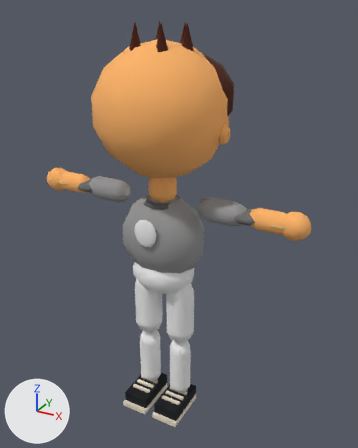
An edit to the glTF model public/v2/models/kid_cricket.glb, drawn before and after from the same camera.
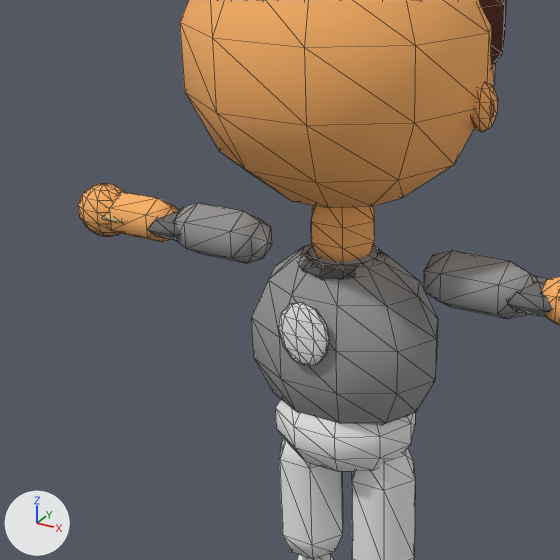
Old and new are each drawn whole from a 50 mm camera at (2.41, -4.04, 4.27) aimed at (0.1, 0.15, 2.17) and again close up on the part from 3% to 72% of the width and 19% to 74% of the height. Arrows for +X, +Y and +Z are at lower left; the lights stay in place. The older version's two pictures come first. The close-ups show mesh edges as thin lines. Objects named as collision shapes, trigger or cutter boxes, shadow casters or lower levels of detail are left out. Vertices at exactly the same position are counted once.

Names of what the first close-up shows: 'kid_cricket_LOD0'.
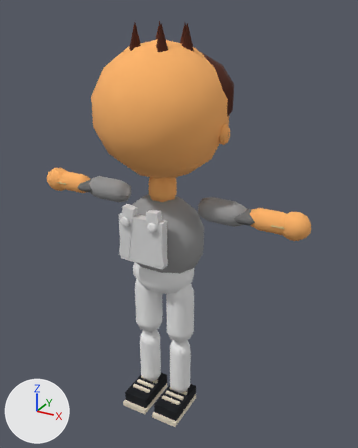
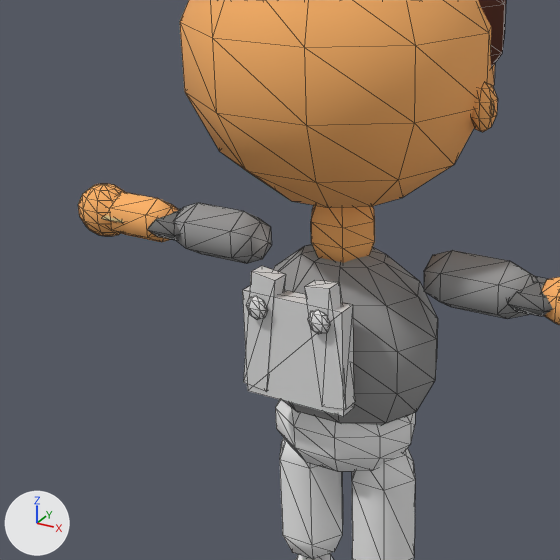
Changed parts and their boxes (x1, y1, x2, y2) in the close-ups (560 x 560 px):
part 1 of me_kid_cricket_lod0, added
    after: (242, 286, 354, 417)
part 2 of me_kid_cricket_lod0, added
    after: (246, 296, 267, 320)
part 3 of me_kid_cricket_lod0, added
    after: (307, 310, 330, 334)
part 4 of me_kid_cricket_lod0, deleted
    before: (300, 245, 383, 280)
part 5 of me_kid_cricket_lod0, deleted
    before: (278, 302, 329, 366)
part 6 of me_kid_cricket_lod0, built on (mostly hidden before)
    before: (276, 399, 413, 423)
    after: (244, 266, 413, 423)

The change, as a diff of the scene's bpy script:
```diff
--- a/public/v2/models/kid_cricket.glb.py
+++ b/public/v2/models/kid_cricket.glb.py
@@ me_kid_cricket_lod0 @@
 # used by ob_kid_cricket_lod0; location = (0.0, 0.0, 0.0)
-me_kid_cricket_lod0.from_pydata(...)  # 1240 vertices, 1968 faces; spans x -1.51..1.51, y -0.59..0.66, z -0.06..4.14
+me_kid_cricket_lod0.from_pydata(...)  # 1147 vertices, 1794 faces; spans x -1.51..1.51, y -0.59..0.66, z -0.06..4.14
+# me_kid_cricket_lod0 part 1: a new loose piece, a box spanning x -0.244..0.244, y -0.432..-0.342, z 1.941..2.421, in mat_m_uniform
+# me_kid_cricket_lod0 part 2: a new loose piece, a UV sphere (6 segments, 4 rings, poles along z) spanning x -0.208..-0.098, y -0.478..-0.445, z 2.316..2.426, in mat_m_uniform
+# me_kid_cricket_lod0 part 3: a new loose piece, a UV sphere (6 segments, 4 rings, poles along z) spanning x 0.098..0.208, y -0.478..-0.445, z 2.316..2.426, in mat_m_uniform
+# me_kid_cricket_lod0 part 4: the loose piece of 53 vertices spanning x -0.21..0.21, y -0.21..0.21, z 2.41..2.5 is deleted
+# me_kid_cricket_lod0 part 5: the loose piece of 51 vertices spanning x -0.13..0.12, y -0.37..-0.31, z 2.08..2.38 is deleted
+# me_kid_cricket_lod0 part 6
+# 53 vertices are removed from x -0.31..0.31, y -0.23..0.23, z 1.76..1.83
+# 108 faces are deleted
+# 8 vertices are added at x -0.26..0.26, y -0.44, z 1.97..2.52
+# 8 new vertices lie (0.0, 0.08, 0.0) away from vertices in x -0.26..0.26, y -0.44, z 1.97..2.52
+# 36 new faces join them, mat_m_uniform
 me_kid_cricket_lod0.materials.append(mat_m_body)
```
